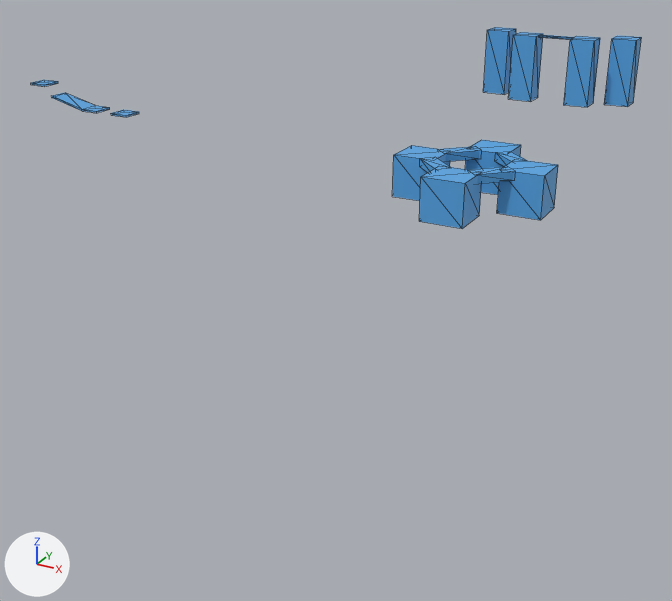
One commit to the glTF model solanine_vulkan/res/models/wip_dungeon1_blockout_icy.glb: the scene before it, then after it.
Before and after are seen from a 50 mm lens placed at (22.8, -61.2, 19.4), pointed at (-14.8, 7.1, -14.8). The lights are fixed; the arrows at lower left show +X, +Y and +Z. Mesh edges are drawn as thin lines. Vertices at the same position are counted once.
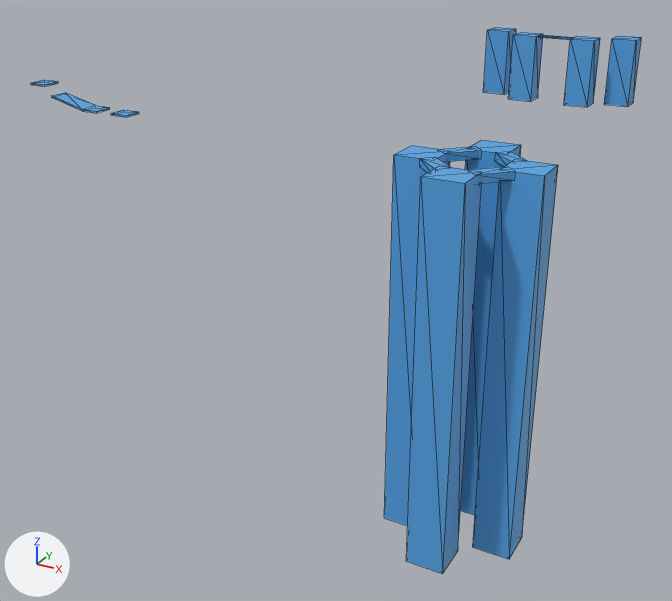
Commit message: Works on dungeon1

Patch to the scene script:
```diff
--- a/solanine_vulkan/res/models/wip_dungeon1_blockout_icy.glb.py
+++ b/solanine_vulkan/res/models/wip_dungeon1_blockout_icy.glb.py
@@ me_cube_012 @@
 me_cube_012.from_pydata(...)  # 132 vertices, 200 faces; spans x -41.3..6.4, y -6.2..21.7, z -0.9..8.2
 # used by ob_cube_010; location = (0.0, 0.0, 0.0)
+# me_cube_012 part 1: all 16 vertices in x -5.1..6.0, y -6.2..5.2, z -0.9 are moved by (0.0, 0.0, -28.5)
 me_cube_012.materials.append(mat_icy)
```

Changed parts and their boxes (x1, y1, x2, y2) in the pictures (672 x 601 px; the box of a moved part takes in the faces that stretch with it):
'Cube.010', reshaped (170% taller)
    before: (31, 27, 641, 229)
    after: (31, 27, 641, 574)
part 1 of me_cube_012, moved or reshaped
    before: (392, 145, 558, 229)
    after: (384, 145, 558, 574)
